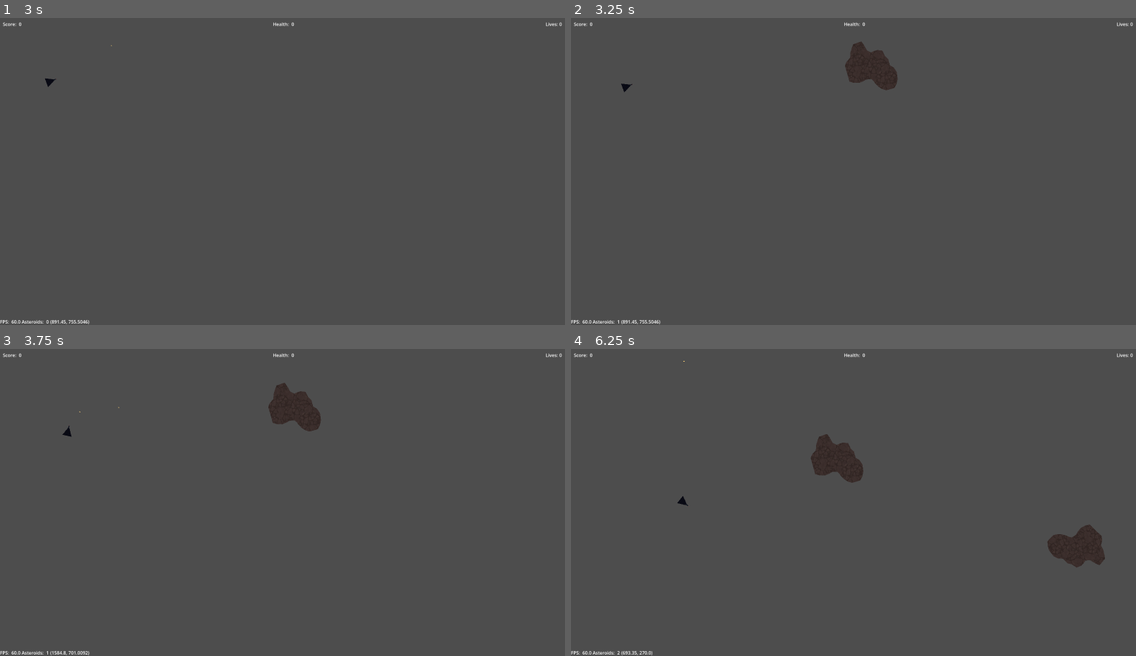
Above: before the commit, frames 1-4 (two rows, left to right).
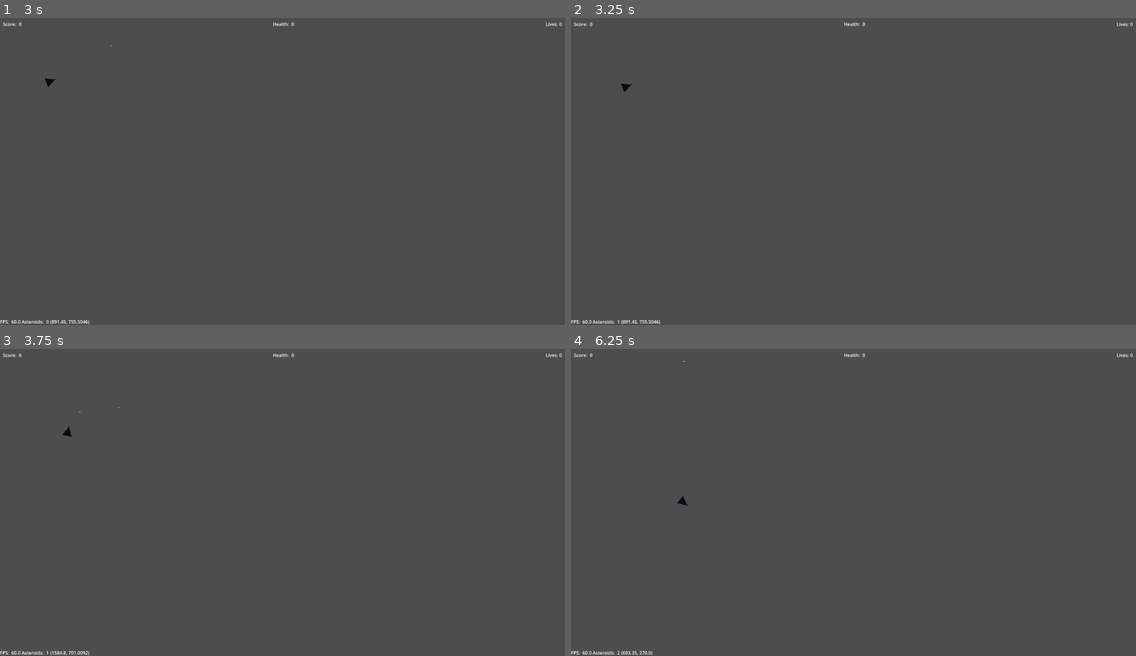
Above: after the commit, the same moments.

Repository: lynch16/Asteroids2D
Game: Godot game, scene res://main.tscn
The game is run twice, just before and just after one commit, with the same random seed, the same clock (stepped at 60 frames per second) and the same inputs.
Inputs (mouse positions are in pixels of both pictures, inside the frame that each line leads up to):
- Up to frame 1 (3 s): tap Enter at 0.5, 2 s; move the mouse to (406, 156) at 0.52 s; hold D (yaw_right) 0.53-1.28 s; hold Space (fire_weapon) 0.53-1.28 s; move the mouse to (169, 186) at 1.27 s; hold S (brake) 1.28-2.03 s; click (169, 186) at 1.35 s; move the mouse to (339, 103) at 2.02 s; hold D (yaw_right) 2.03-2.78 s; hold Space (fire_weapon) 2.03-2.78 s; move the mouse to (254, 232) at 2.77 s; hold W (thrust) from 2.78 s (still down); click (254, 232) at 2.85 s
- Up to frame 2 (3.25 s): keep holding W (thrust)
- Up to frame 3 (3.75 s): move the mouse to (452, 548) at 3.52 s; release W (thrust) at 3.53 s; hold A (yaw_left) from 3.53 s (still down); hold Space (fire_weapon) from 3.53 s (still down)
- Up to frame 4 (6.25 s): move the mouse to (684, 456) at 4.27 s; release Space (fire_weapon) at 4.28 s; click (684, 456) at 4.35 s; move the mouse to (881, 502) at 5.02 s; release A (yaw_left) at 5.03 s; hold S (brake) 5.03-5.78 s; hold Space (fire_weapon) 5.03-5.78 s; move the mouse to (768, 425) at 5.77 s; hold D (yaw_right) from 5.78 s (still down); click (768, 425) at 5.85 s

Frame 1 is identical in both runs. In frame 2, 0.9% of the frame differs, in the area x 48-58%, y 7-24%; in frame 3, 0.9%; in frame 4, 1.8%, in the area x 42-95%, y 27-72%.
Error after the commit: Parse Error: The function signature doesn't match the parent. Parent signature is "on_damage(float, Node, Vector2) -> bool". (res://Models/EntityModules/Damage…

Commit message:
Reorganize damage modules. Change on_damage to accept the impact point of the collision

Diff:
--- a/Models/EntityModules/Damage/DamageResults/die_damage_result.gd
+++ /dev/null
@@ -1 +0,0 @@
-extends Node
--- a/Models/EntityModules/Damage/deal_damage.gd
+++ b/Models/EntityModules/Damage/Hit/deal_damage.gd
@@ -11,7 +11,7 @@
 	combat_stats = p_combat_stats;
 	hit_log = p_hit_log;
 
-func damage(node: Node) -> void:
+func damage(node: Node, hit_position: Vector2) -> void:
 	var damageable := Damageable.get_damageable(node);
 	if (damageable):
 		if (hit_log != null):
@@ -20,4 +20,4 @@
 			else:
 				hit_log.log_hit(damageable);
 
-		damageable.on_damage(combat_stats.get_damage(), owner);
+		damageable.on_damage(combat_stats.get_damage(), owner, hit_position);
--- a/Models/EntityModules/Damage/Hit/hitbox_2d.gd
+++ b/Models/EntityModules/Damage/Hit/hitbox_2d.gd
@@ -22,7 +22,7 @@
 # Called when the node enters the scene tree for the first time.
 func _ready() -> void:
 	monitorable = false;
-	area_entered.connect(_on_body_entered);
+	area_shape_entered.connect(_on_body_shape_entered);
 
 	deal_damage = DealDamage.new(
 		attacker_combat_stats,
@@ -45,5 +45,24 @@
 		add_child(collision_shape);
 
 
-func _on_body_entered(node: Node) -> void:
-	deal_damage.damage(node);
+func _on_body_shape_entered(_body_rid: RID, body: Node2D, body_shape_index: int, local_shape_index: int) -> void:
+	if (body is Area2D):
+		var collision_body: Area2D = body;
+		var body_shape_owner := collision_body.shape_find_owner(body_shape_index);
+		var body_collider := collision_body.shape_owner_get_owner(body_shape_owner);
+
+		var local_shape_owner := shape_find_owner(local_shape_index);
+		var local_collider := shape_owner_get_owner(local_shape_owner);
+
+		if (body_collider is DeformableMeshCollider2D):
+			var mesh_collider: DeformableMeshCollider2D = body_collider;
+			var local_mesh_collider: CollisionShape2D = local_collider;
+			var collision_points := local_mesh_collider.shape.collide_and_get_contacts(
+				local_mesh_collider.global_transform,
+				mesh_collider.shape,
+				mesh_collider.global_transform
+			);
+
+			if (collision_points.size() > 0):
+				var impact_point: Vector2 = collision_points.get(0);
+				deal_damage.damage(body, impact_point);
--- a/Models/EntityModules/Damage/DamageResults/apply_damage_result.gd
+++ b/Models/EntityModules/Damage/Hurt/DamageResults/apply_damage_result.gd
@@ -2,5 +2,6 @@
 extends DamageResult
 
 func on_damage(dmg: float, _damager_node: Node) -> bool:
-	damageable.combat_stats.take_damage(dmg);
+	if (_damager_node.is_in_group("player")):
+		ScoreManager.add_score(dmg);
 	return true;
--- a/Models/EntityModules/Damage/DamageResults/damage_result.gd
+++ b/Models/EntityModules/Damage/Hurt/DamageResults/damage_result.gd
@@ -17,7 +17,7 @@
 	assert(initialized);
 	pass;
 
-func on_damage(_damage_dealt: float, _damager_node: Node) -> bool:
+func on_damage(_damage_dealt: float, _damager_node: Node, _hit_position: Vector2) -> bool:
 	return false;
 
 func on_end() -> void:
--- a/Models/EntityModules/Damage/damageable.gd
+++ b/Models/EntityModules/Damage/Hurt/damageable.gd
@@ -29,9 +29,9 @@
 		assert(owner.get("damageable") == self, "Owner " + owner.name + " node must have a 'damageable' property set to this node");
 		checked_owner_setup = true;
 
-func on_damage(damage_amount: float, damager_node: Node) -> void:
+func on_damage(damage_amount: float, damager_node: Node, hit_position: Vector2) -> void:
 	for damage_result in damage_result_states:
-		var check_next_result: bool = damage_result.on_damage(damage_amount, damager_node);
+		var check_next_result: bool = damage_result.on_damage(damage_amount, damager_node, hit_position);
 
 		if !check_next_result:
 			break;
--- a/Models/EntityModules/Damage/Hurt/mesh_deform_hit_hurtbox_2d.gd
+++ b/Models/EntityModules/Damage/Hurt/mesh_deform_hit_hurtbox_2d.gd
@@ -24,7 +24,7 @@
 	super();
 	monitoring = true;
 	monitorable = true;
-	area_entered.connect(_on_body_entered);
+	area_shape_entered.connect(_on_body_shape_entered);
 
 	deal_damage = DealDamage.new(
 		combat_stats,
@@ -40,5 +40,24 @@
 		add_child(timer);
 		timer.start();
 
-func _on_body_entered(node: Node) -> void:
-	deal_damage.damage(node);
+func _on_body_shape_entered(_body_rid: RID, body: Node2D, body_shape_index: int, local_shape_index: int) -> void:
+	if (body is Area2D):
+		var collision_body: Area2D = body;
+		var body_shape_owner := collision_body.shape_find_owner(body_shape_index);
+		var body_collider := collision_body.shape_owner_get_owner(body_shape_owner);
+
+		var local_shape_owner := shape_find_owner(local_shape_index);
+		var local_collider := shape_owner_get_owner(local_shape_owner);
+
+		if (body_collider is DeformableMeshCollider2D):
+			var mesh_collider: DeformableMeshCollider2D = body_collider;
+			var local_mesh_collider: CollisionShape2D = local_collider;
+			var collision_points := local_mesh_collider.shape.collide_and_get_contacts(
+				local_mesh_collider.global_transform,
+				mesh_collider.shape,
+				mesh_collider.global_transform
+			);
+
+			if (collision_points.size() > 0):
+				var impact_point: Vector2 = collision_points.get(0);
+				deal_damage.damage(body, impact_point);
Not shown, removed: Models/EntityModules/Damage/DamageResults/die_damage_result.gd.uid
Renamed: Models/EntityModules/Damage/deal_damage.gd.uid -> Models/EntityModules/Damage/Hit/deal_damage.gd.uid
Renamed: Models/EntityModules/Damage/hit_log.gd -> Models/EntityModules/Damage/Hit/hit_log.gd
Renamed: Models/EntityModules/Damage/hit_log.gd.uid -> Models/EntityModules/Damage/Hit/hit_log.gd.uid
Renamed: Models/EntityModules/Damage/DamageResults/apply_damage_result.gd.uid -> Models/EntityModules/Damage/Hurt/DamageResults/apply_damage_result.gd.uid
Renamed: Models/EntityModules/Damage/DamageResults/damage_result.gd.uid -> Models/EntityModules/Damage/Hurt/DamageResults/damage_result.gd.uid
Renamed: Models/EntityModules/Damage/DamageResults/invincible_frames_damage_result.gd -> Models/EntityModules/Damage/Hurt/DamageResults/invincible_frames_damage_result.gd
Renamed: Models/EntityModules/Damage/DamageResults/invincible_frames_damage_result.gd.uid -> Models/EntityModules/Damage/Hurt/DamageResults/invincible_frames_damage_result.gd.uid
Renamed: Models/EntityModules/Damage/damageable.gd.uid -> Models/EntityModules/Damage/Hurt/damageable.gd.uid
